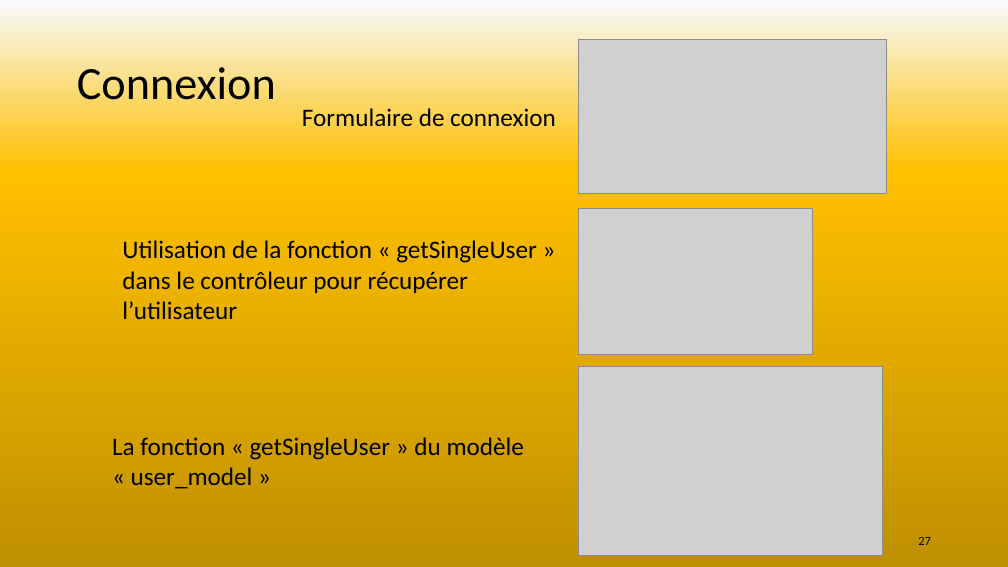
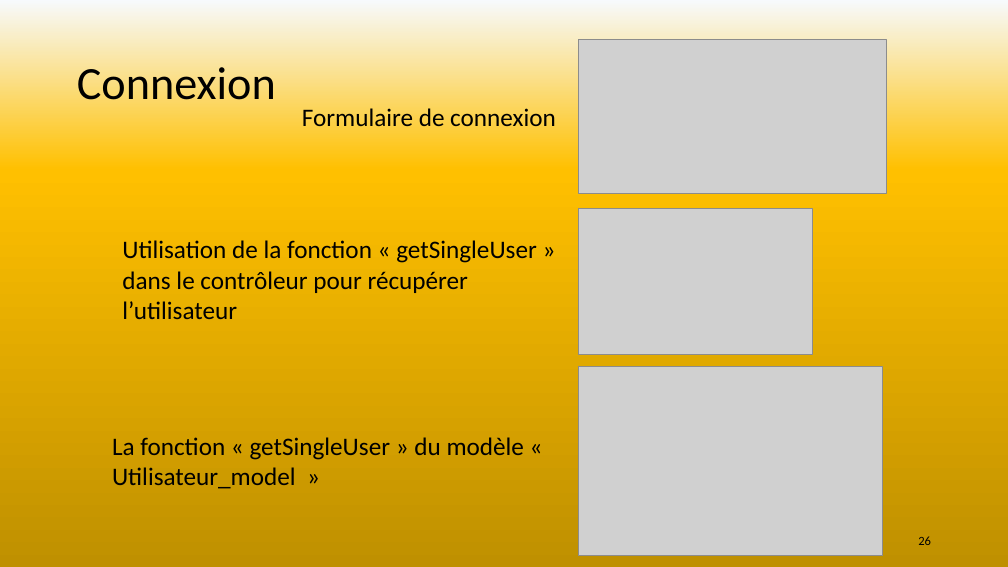
Before and after one commit to SebLeyr/Rotten_potatoes, a slide deck: slide 26 of Conception/Rotten potatoes.pptx (slide 27 before the commit). Drawn at 1008x567 pixels with LibreOffice and Linux fonts; fonts in the diff are those of the drawing; grey boxes stand for pictures. Boxes give left, top, right and bottom in pixels: in the first picture for what was removed or moved away, otherwise in the second. Text is boxed around its words. In the diff, an @@ line names an element or a change of style, - is before the commit and + after.

```diff
--- a/Conception/Rotten potatoes.pptx
+++ b/Conception/Rotten potatoes.pptx
@@ text at (112,437,524,489): text changed @@
-La fonction « getSingleUser » du modèle « user_model »
+La fonction « getSingleUser » du modèle « Utilisateur_model »
@@ page number at (918,536,931,545): text changed @@
-27
+26
```
Also in this commit, not shown: 4 other slides changed, 9 slides added, 4 slides removed, 1 other file.
